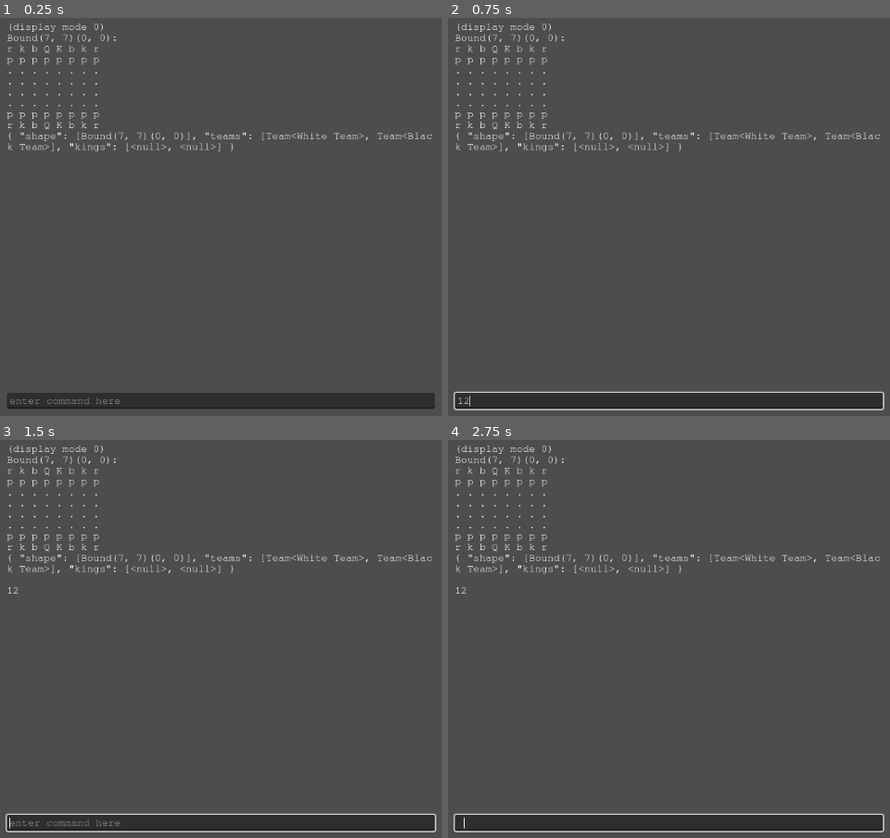
Above: before the commit, frames 1-4 (two rows, left to right).
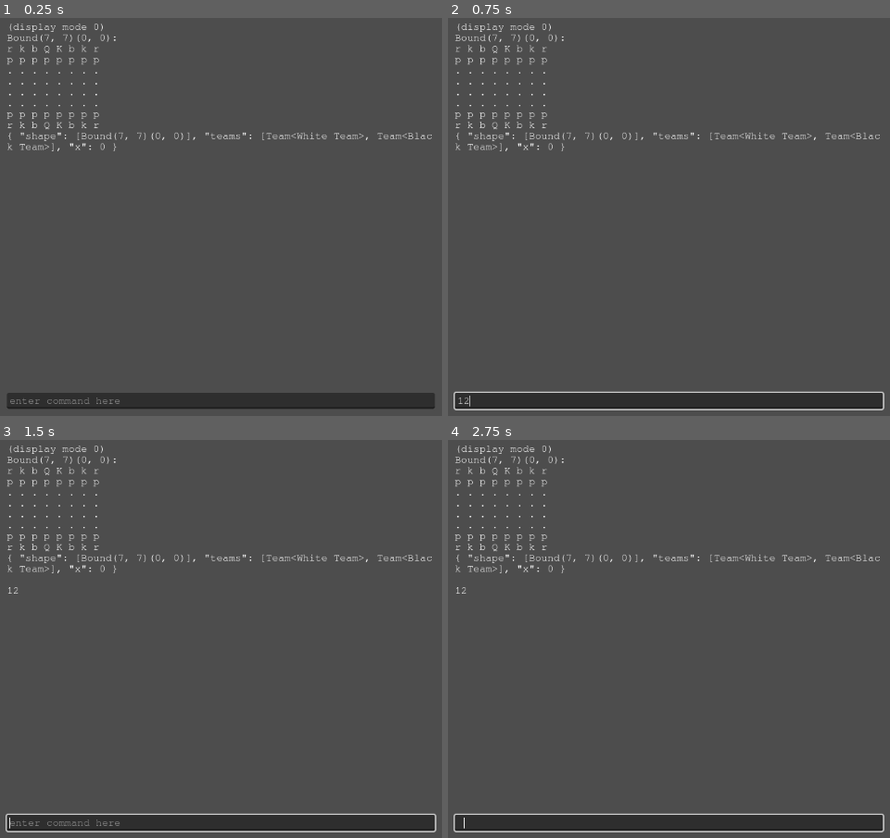
Above: after the commit, the same moments.

Repository: Roboticy3/Mess
Game: Godot game, scene res://default.tscn
The game is run twice, just before and just after one commit, with the same random seed, the same clock (stepped at 60 frames per second) and the same inputs.
Inputs (mouse positions are in pixels of both pictures, inside the frame that each line leads up to):
- Up to frame 1 (0.25 s): no input
- Up to frame 2 (0.75 s): click (669, 400) at 0.52 s; type "12" at 0.6 s
- Up to frame 3 (1.5 s): tap Enter at 1.25 s
- Up to frame 4 (2.75 s): tap Space at 2 s

The runs differ from the first frame. In frame 1, 0.2% of the frame differs, in the area x 16-53%, y 31-34%; in frame 2, 0.2%; in frame 3, 0.2%; in frame 4, 0.2%.
Error after the commit: Invalid access to property or key 'x' on a base object of type 'Dictionary'. (res://Board)

Commit message:
More setup for modifying states

Diff:
--- a/Board Types/Board.gd
+++ b/Board Types/Board.gd
@@ -40,8 +40,8 @@
 #the board stores its state at the beginning of each turn
 #each state is a dictionary including pieces and variables that can change during a game
 #each state should store its own copies of pieces and values for other states of the board
-var states:Array[Dictionary] = [starting_state.duplicate()]
-var current_state := starting_state
+var states:Array[Dictionary]
+var current_state:Dictionary
 
 #first board flagged as active will be set to Accessor's current_board
 var active := true
@@ -50,6 +50,9 @@
 
 func _init():
 	if active: Accessor.current_board = self
+
+	states = [starting_state.duplicate()]
+	current_state = starting_state.duplicate()
 
 var team_sort := func (a, b): return a.priority > b.priority
 #run when the board and all of the nodes in node_paths are loaded to fill the board with pieces. shapes, etc
@@ -61,8 +64,10 @@
 
 func _ready():
 	fill_nodes()
-	if build: b_options()
-	else: g_options()
+
+	if build:b_options()
+	else:g_options()
+
 	Accessor.a_print(str(self))
 
 #everybody shut up new class just dropped
@@ -87,7 +92,6 @@
 
 	return false
 ### STATE MUTATORS
-#only call after calling add_state()!
 
 #add a piece that was already in the SceneTree
 func add_existing_piece(p:Piece) -> void:
@@ -97,7 +101,7 @@
 func add_piece(p:Piece, pos=null) -> void:
 	if pos == null: pos = p.get_position()
 
-	if get_piece(pos) == null:
+	if get_piece(pos) != null:
 		remove_piece(p, pos)
 
 	get_state()[pos] = p
--- a/Board Types/Chess.gd
+++ b/Board Types/Chess.gd
@@ -1,5 +1,23 @@
 extends Board2i
 
 func _init():
+
+	starting_state["x"] = 0
+
 	super._init()
-	starting_state["kings"] = [null, null]
+
+func _ready():
+	super._ready()
+
+func add_piece(p:Piece, pos=null):
+	super.add_piece(p, pos)
+
+	get_state()["x"] += 1
+
+func remove_piece(p:Piece, pos=null):
+	super.remove_piece(p, pos)
+
+
+
+func _evaluate():
+	super._evaluate()
--- a/Piece Types/Piece.gd
+++ b/Piece Types/Piece.gd
@@ -56,5 +56,5 @@
 
 func _to_string():
 	var result := "Piece:<" + str(type)
-	result += " at " + str(get_position()) + ", " + str(state) + ">"
+	result += ", " + str(state) + ">"
 	return result
